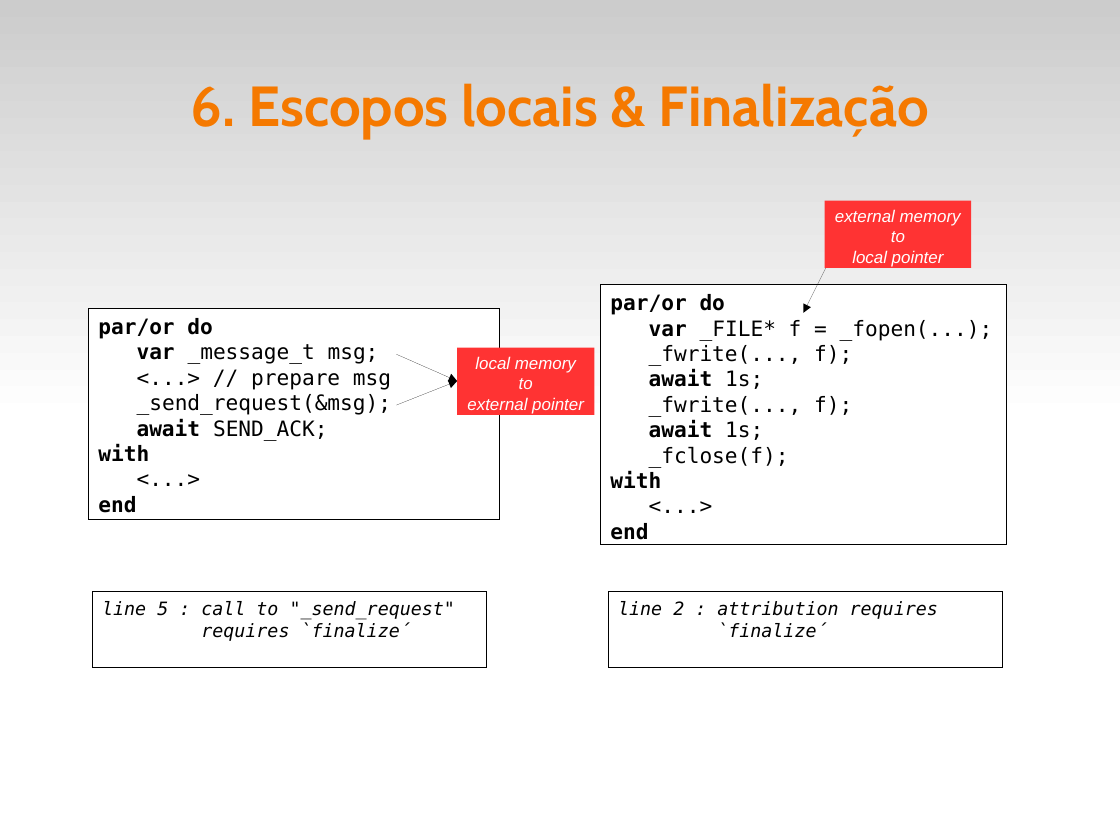
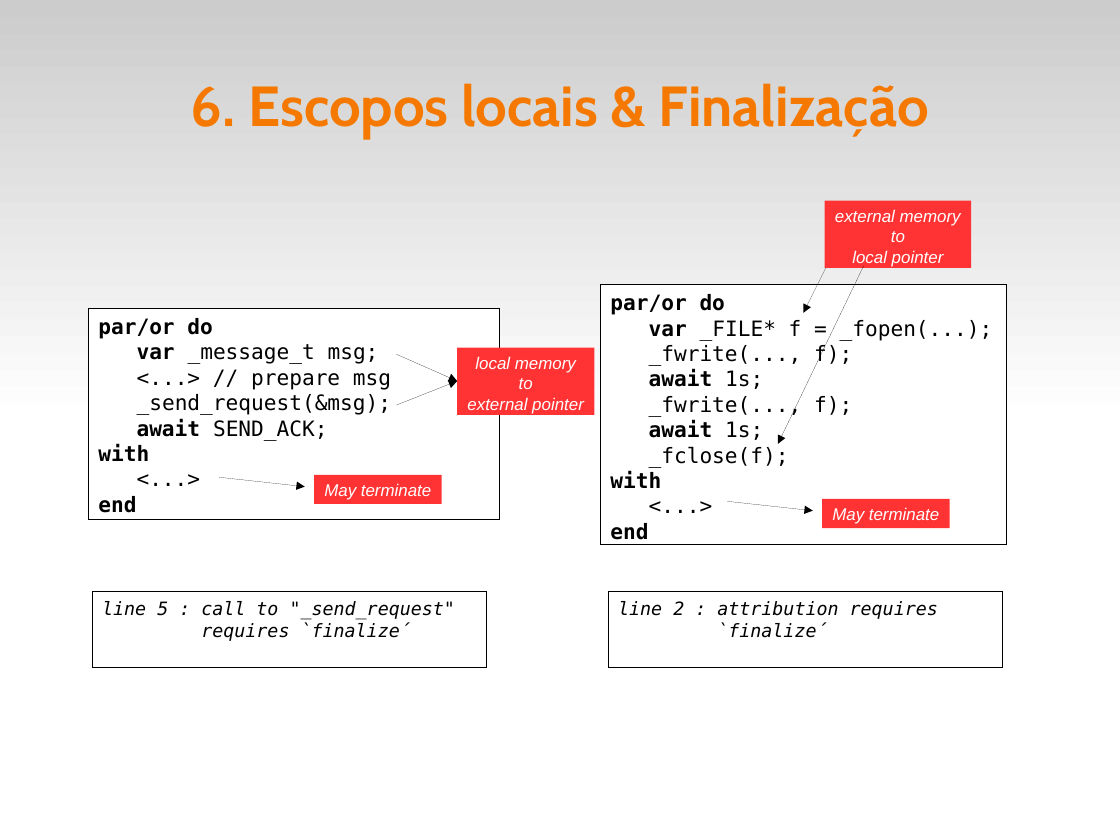
Before and after one commit to fsantanna-uerj/reativos, a slide deck: slide 14 of slides/06_ceu.odp. Drawn at 1120x840 pixels with LibreOffice and Linux fonts; fonts in the diff are those of the drawing. Boxes give left, top, right and bottom in pixels: in the first picture for what was removed or moved away, otherwise in the second. Text is boxed around its words. In the diff, an @@ line names an element or a change of style, - is before the commit and + after.

```diff
--- a/slides/06_ceu.odp
+++ b/slides/06_ceu.odp
@@ arrow added from (864, 266) to (779, 444), #000000 0 pt @@
@@ arrow added from (220, 478) to (305, 487), #000000 0 pt @@
@@ rectangle added at bbox=[314, 475, 442, 504], fill #FF3333, 12 pt, text #FFFFFF, italic @@
+May terminate
@@ arrow added from (728, 501) to (813, 511), #000000 0 pt @@
@@ rectangle added at bbox=[822, 499, 950, 528], fill #FF3333, 12 pt, text #FFFFFF, italic @@
+May terminate
```
Also in this commit, not shown: 8 other slides changed, 5 other files.
